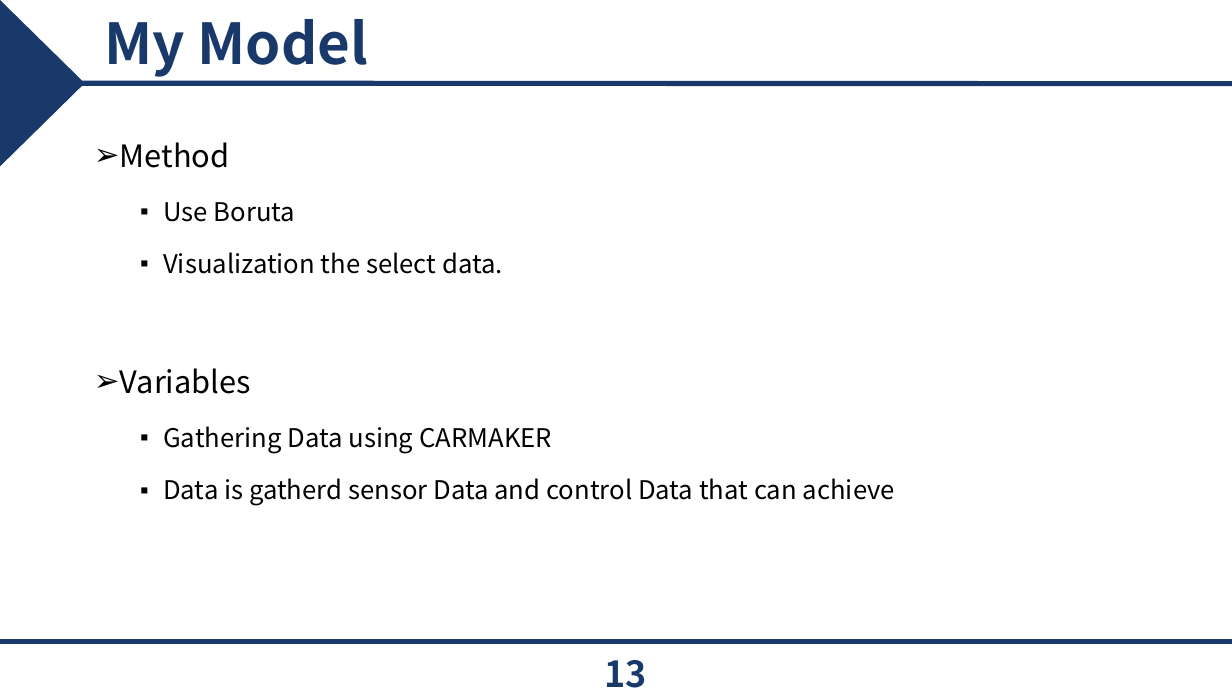
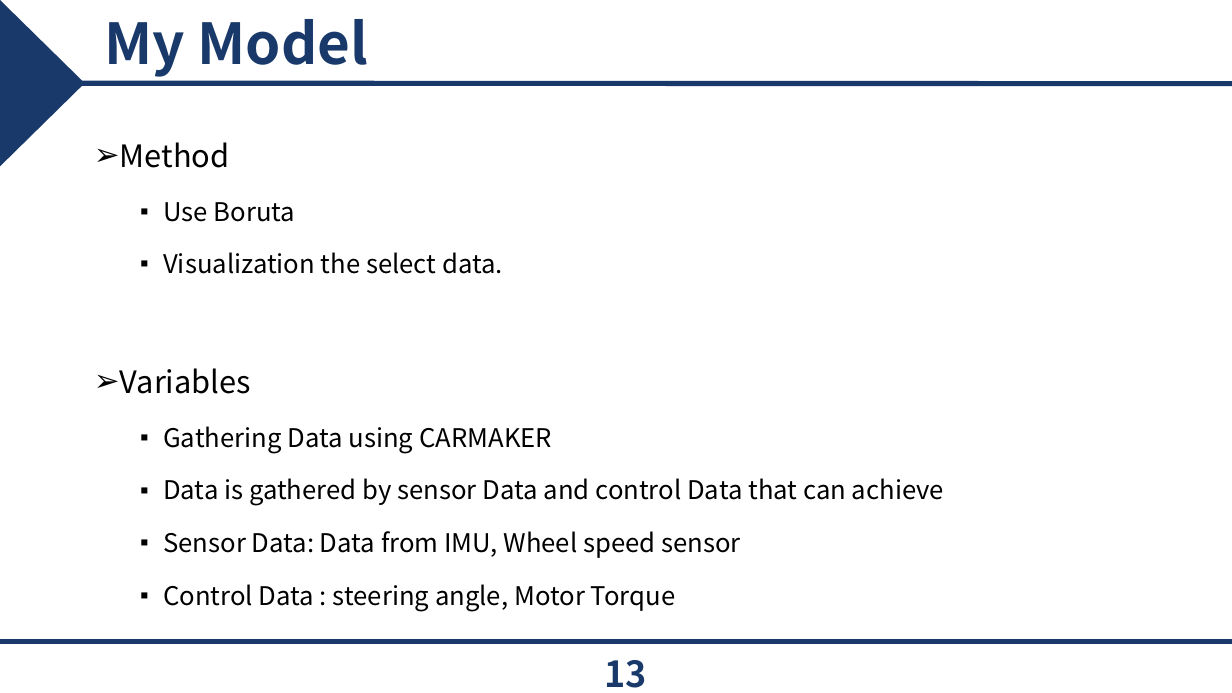
Before and after one commit to epoxx-arch/Torque_vectoringthesis, a slide deck: slide 13 of PPT/개인 연구 Parametric.pptx. Drawn at 1232x693 pixels with LibreOffice and Linux fonts; fonts in the diff are those of the drawing; background and template pictures are left out. Boxes give left, top, right and bottom in pixels: in the first picture for what was removed or moved away, otherwise in the second. Text is boxed around its words. In the diff, an @@ line names an element or a change of style, - is before the commit and + after.

Commit message:
PPT_change

```diff
--- a/PPT/개인 연구 Parametric.pptx
+++ b/PPT/개인 연구 Parametric.pptx
@@ text at [163,478,944,611]: text changed @@
-  ▪ Data is gatherd sensor Data and control Data that can achieve
+  ▪ Data is gathered by sensor Data and control Data that can achieve
+  ▪ Sensor Data: Data from IMU, Wheel speed sensor
+  ▪ Control Data : steering angle, Motor Torque
```
Also in this commit, not shown: 1 other file.
